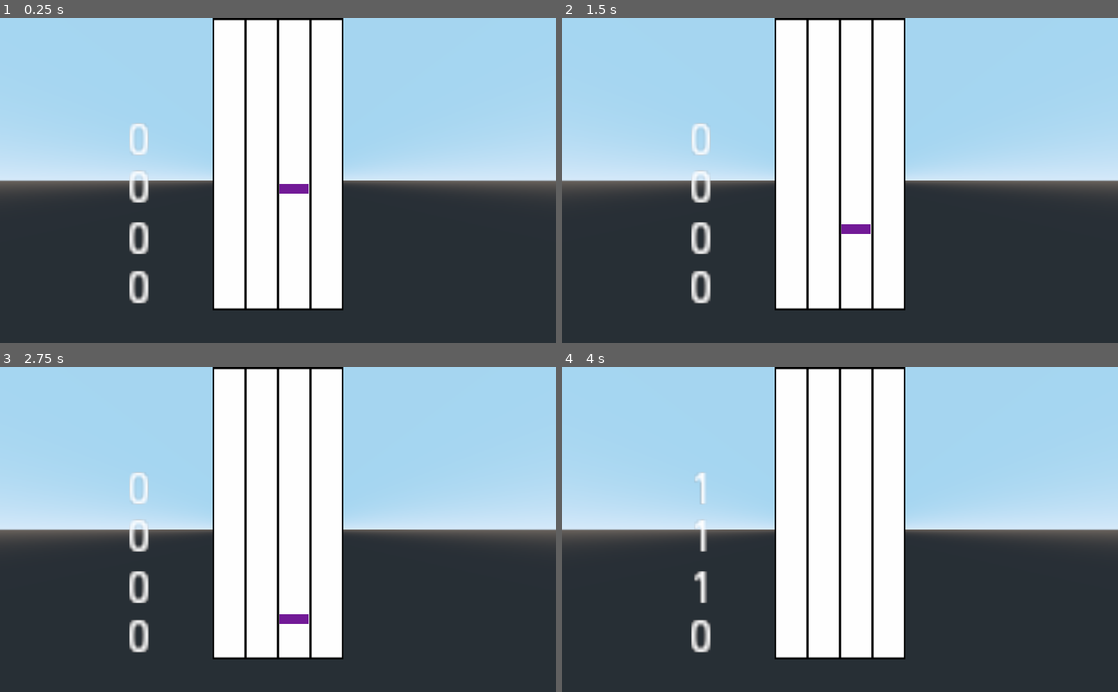
Above: before the commit, frames 1-4 (two rows, left to right).
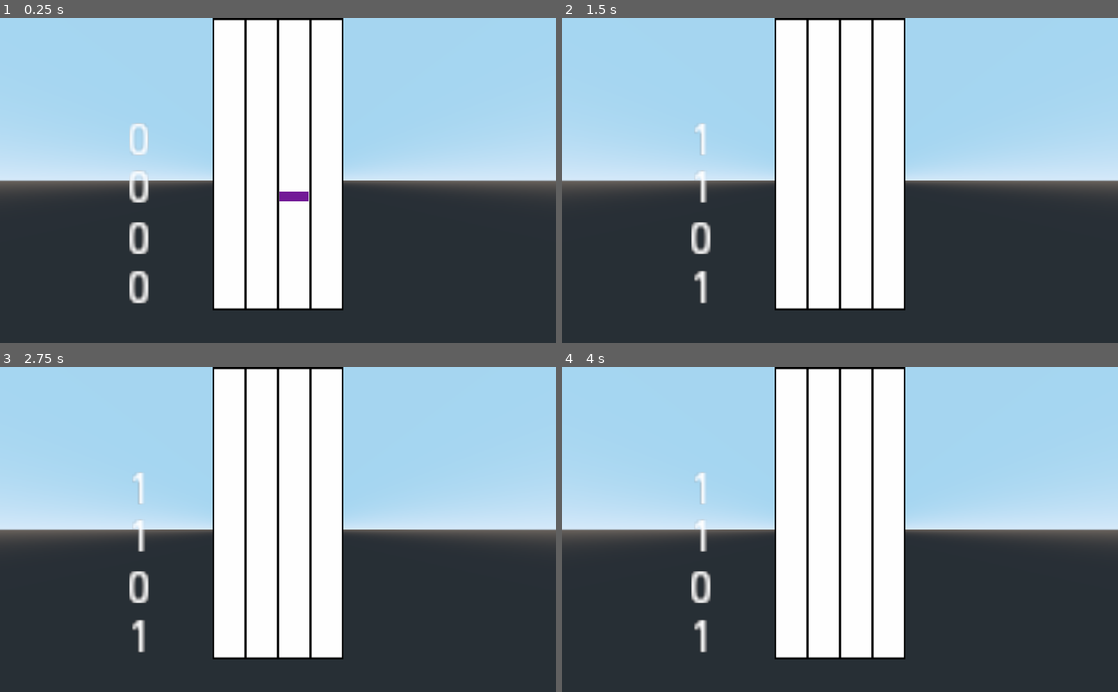
Above: after the commit, the same moments.

Repository: Xwilarg/BearJam
Game: Godot game, scene res://Scenes/Night.tscn
The game is run twice, just before and just after one commit, with the same random seed, the same clock (stepped at 60 frames per second) and the same inputs. This scene is started directly instead of the project's main scene.
Inputs (mouse positions are in pixels of both pictures, inside the frame that each line leads up to):
- Up to frame 1 (0.25 s): no input
- Up to frame 2 (1.5 s): move the mouse to (962, 164) at 0.52 s; hold W (forward) 0.53-1.28 s; hold F (Blue) 0.53-1.28 s; tap J (Green) at 0.8, 1.35 s; move the mouse to (728, 196) at 1.27 s; hold S (backward) from 1.28 s (still down)
- Up to frame 3 (2.75 s): tap D (Red) at 1.55 s; move the mouse to (333, 458) at 2.02 s; release S (backward) at 2.03 s; hold W (forward) from 2.03 s (still down); hold D (Red) from 2.03 s (still down); tap K (Yellow) at 2.3 s
- Up to frame 4 (4 s): move the mouse to (812, 594) at 2.77 s; release D (Red) at 2.78 s; tap K (Yellow) at 2.85 s; tap F (Blue) at 3.05 s; move the mouse to (1006, 578) at 3.52 s; release W (forward) at 3.53 s; hold A (left) from 3.53 s (still down); hold F (Blue) from 3.53 s (still down); tap J (Green) at 3.8 s

The runs differ from the first frame. In frame 1, 0.2% of the frame differs, in the area x 50-56%, y 51-57%; in frame 2, 0.9%, in the area x 23-56%, y 32-88%; in frame 3, 0.9%; in frame 4, 0.6%.

Commit message:
Clean code

Diff:
--- a/Scripts/GameSytem.gd
+++ b/Scripts/GameSytem.gd
@@ -2,8 +2,8 @@
 
 var clock = Timer.new()
 
-var day_time = 0; # day = 0, night = 1
-var note_speed = 1
+var day_time = 0
+var note_speed = 2
 
 # Called when the node enters the scene tree for the first time.
 func _ready():
--- a/Scripts/Night.gd
+++ b/Scripts/Night.gd
@@ -1,9 +1,4 @@
 extends Spatial
-
-
-# Declare member variables here. Examples:
-# var a = 2
-# var b = "text"
 
 var perfect = 0;
 var hit = 0;
@@ -11,12 +6,9 @@
 var combo = 0;
 var best_combo = 0;
 
-# Called when the node enters the scene tree for the first time.
 func _ready():
-	pass # Replace with function body.
+	pass
 
-
-# Called every frame. 'delta' is the elapsed time since the previous frame.
 func _process(_delta):
 	hit = check_note($"Hit Area", hit);
 	perfect = check_note($"Perfect Area", perfect);
@@ -32,39 +24,18 @@
 func check_note(zone, score):
 	var notes = zone.get_overlapping_bodies();
 
-	for note in notes:
-		if note.translation.x == -1.5:
-			if Input.is_action_pressed("Red"):
-				score += 1;
-				combo += 1;
-				if combo > best_combo:
-					best_combo = combo;
-				note.free();
-			print("gauche");
-		elif note.translation.x == -0.5:
-			if Input.is_action_pressed("Blue"):
-				score += 1;
-				combo += 1;
-				if combo > best_combo:
-					best_combo = combo;
-				note.free();
-			print("centre gauche");
-		elif note.translation.x == 0.5:
-			if Input.is_action_pressed("Green"):
-				score += 1;
-				combo += 1;
-				if combo > best_combo:
-					best_combo = combo;
-				note.free();
-			print("centre droite");
-		elif note.translation.x == 1.5:
-			if Input.is_action_pressed("Yellow"):
-				score += 1;
-				combo += 1;
-				if combo > best_combo:
-					best_combo = combo;
-				note.free();
-			print("droite");
+	var xOffset = -1.5
+	for i in 4:
+		for note in notes:
+			if note.translation.x == xOffset + i:
+				for y in 4:
+					if Input.is_action_pressed("Line_" + str(y)):
+						score += 1;
+						combo += 1;
+						if combo > best_combo:
+							best_combo = combo;
+						notes.erase(note)
+						note.free();
 	return(score);
 
 func _on_Miss_Area_body_entered(body):
--- a/project.godot
+++ b/project.godot
@@ -84,6 +84,26 @@
 "events": [ Object(InputEventKey,"resource_local_to_scene":false,"resource_name":"","device":0,"alt":false,"shift":false,"control":false,"meta":false,"command":false,"pressed":false,"scancode":75,"physical_scancode":0,"unicode":0,"echo":false,"script":null)
  ]
 }
+Line_0={
+"deadzone": 0.5,
+"events": [ Object(InputEventKey,"resource_local_to_scene":false,"resource_name":"","device":0,"alt":false,"shift":false,"control":false,"meta":false,"command":false,"pressed":false,"scancode":0,"physical_scancode":83,"unicode":0,"echo":false,"script":null)
+ ]
+}
+Line_1={
+"deadzone": 0.5,
+"events": [ Object(InputEventKey,"resource_local_to_scene":false,"resource_name":"","device":0,"alt":false,"shift":false,"control":false,"meta":false,"command":false,"pressed":false,"scancode":0,"physical_scancode":68,"unicode":0,"echo":false,"script":null)
+ ]
+}
+Line_2={
+"deadzone": 0.5,
+"events": [ Object(InputEventKey,"resource_local_to_scene":false,"resource_name":"","device":0,"alt":false,"shift":false,"control":false,"meta":false,"command":false,"pressed":false,"scancode":0,"physical_scancode":75,"unicode":0,"echo":false,"script":null)
+ ]
+}
+Line_3={
+"deadzone": 0.5,
+"events": [ Object(InputEventKey,"resource_local_to_scene":false,"resource_name":"","device":0,"alt":false,"shift":false,"control":false,"meta":false,"command":false,"pressed":false,"scancode":0,"physical_scancode":76,"unicode":0,"echo":false,"script":null)
+ ]
+}
 
 [physics]
 
